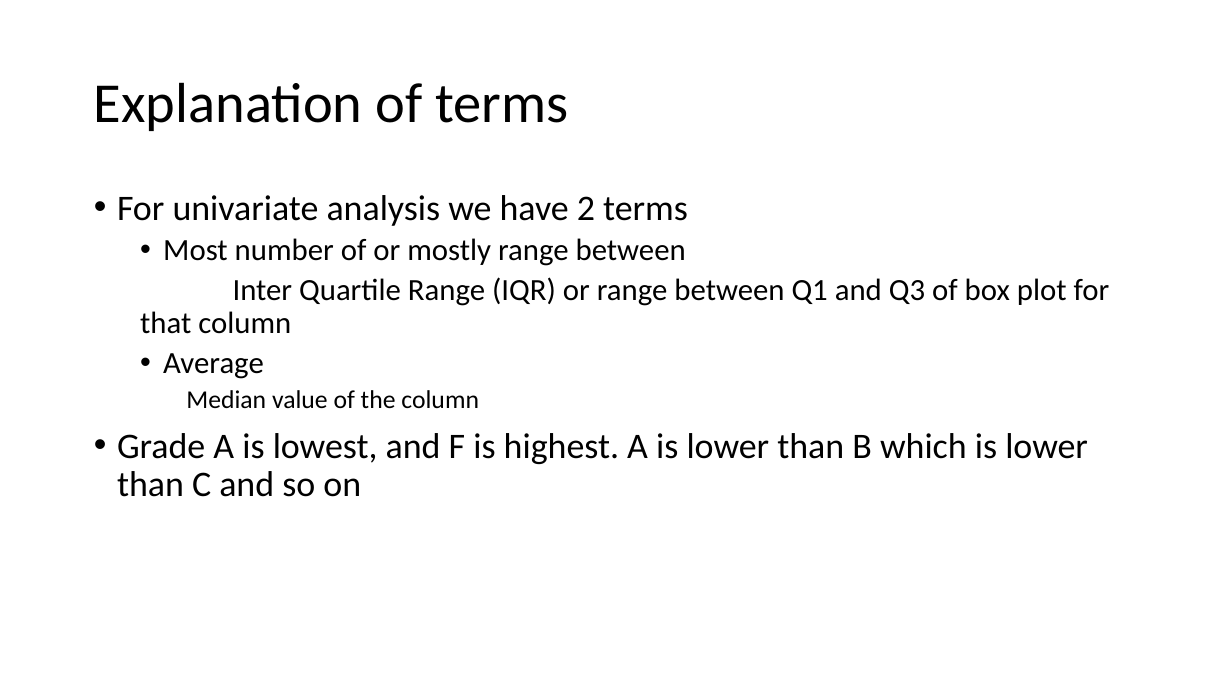
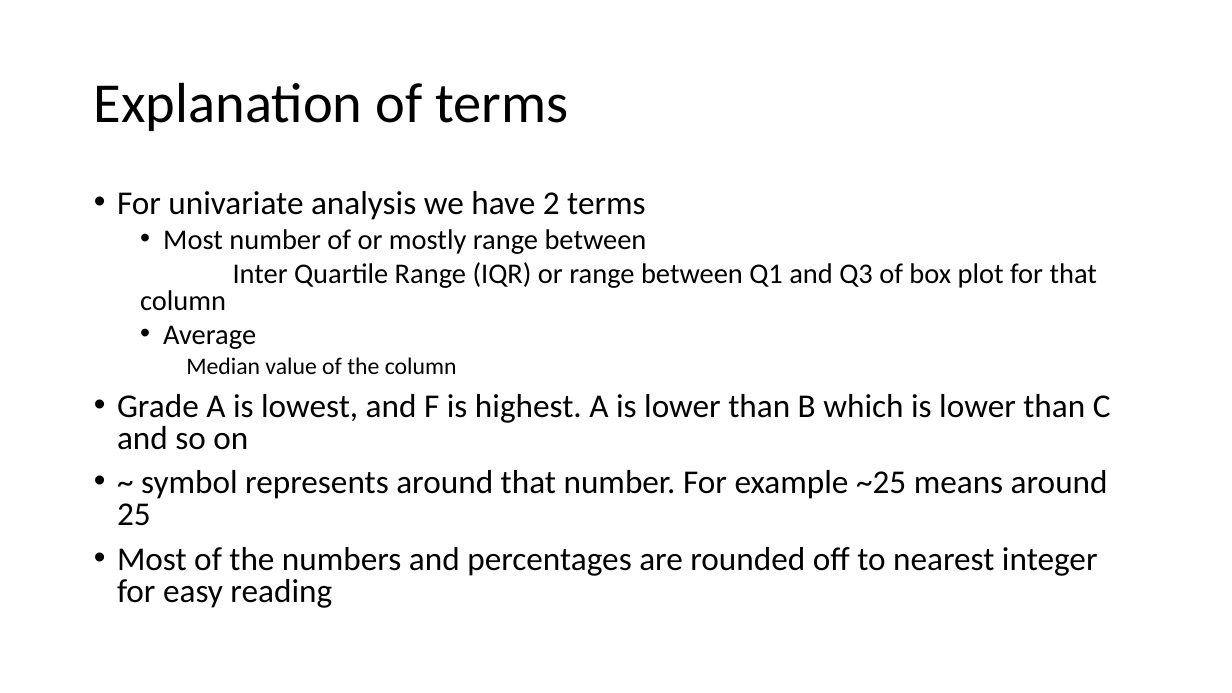
Before and after one commit to sivavaddadi/LendingClubCaseStudy, a slide deck: slide 3 of Lending_Club_Case_Study.pptx. Drawn at 1232x693 pixels with LibreOffice and Linux fonts; fonts in the diff are those of the drawing. Boxes give left, top, right and bottom in pixels: in the first picture for what was removed or moved away, otherwise in the second. Text is boxed around its words. In the diff, an @@ line names an element or a change of style, - is before the commit and + after.

Commit message:
updated analysis report

```diff
--- a/Lending_Club_Case_Study.pptx
+++ b/Lending_Club_Case_Study.pptx
@@ text at (117,191,1111,450): size 28 to 25.9 pt in "For univariate analysis we have 2 terms", "Grade A is lowest, and F is ..."; size 24 to 22.2 pt in "Most number of or mostly range between", "Inter Quartile Range (IQR) or range between ...", "Average"; size 20 to 18.5 pt in "Median value of the column"; line spacing 0.9 to 0.8 @@
@@ text at (117,470,1108,608): paragraphs added @@
+• ~ symbol represents around that number. For example ~25 means around 25
+• Most of the numbers and percentages are rounded off to nearest integer for easy reading
```
Also in this commit, not shown: 4 other slides changed.
